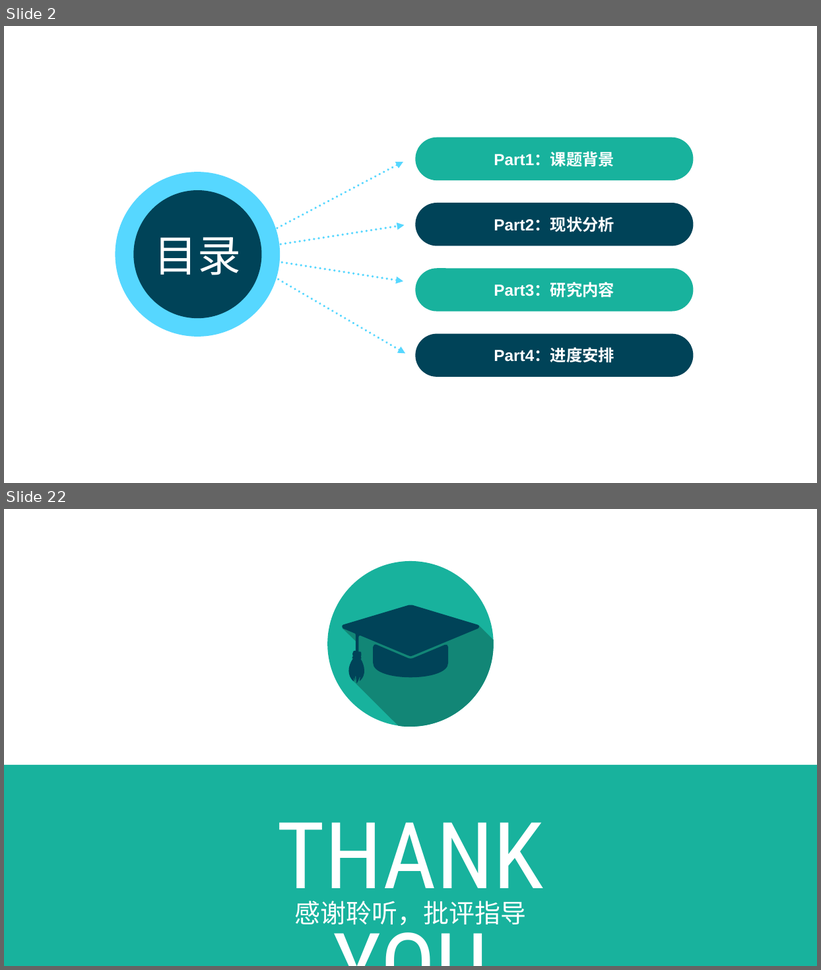
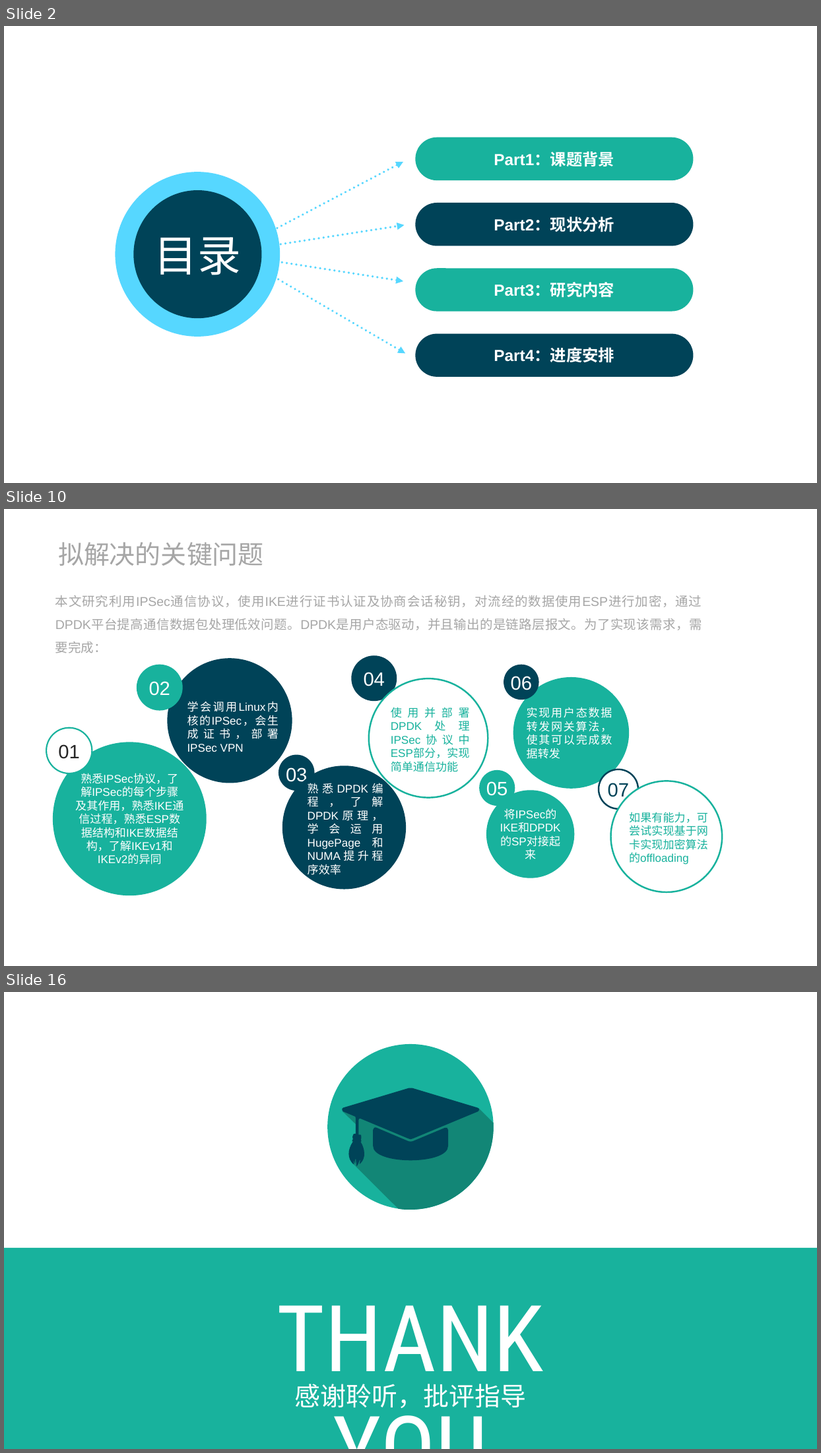
Before and after one commit to yybysj/bysj, a slide deck: Requirement/毕业设计相关规定及规范/毕设开题答辩PPT.pptx. Shown one above the other, each under a label of ours: slides 2 and 22 before the commit, slides 2, 10 and 16 after it; the slides between them are not shown. The pictures are 821x970 and 821x1453 pixels, drawn with LibreOffice and Linux fonts; fonts in the diff are those of the drawing. Boxes give left, top, right and bottom in pixels: in the first picture for what was removed or moved away, otherwise in the second. Text is boxed around its words. In the diff, an @@ line names an element or a change of style, - is before the commit and + after.

```diff
--- a/Requirement/毕业设计相关规定及规范/毕设开题答辩PPT.pptx
+++ b/Requirement/毕业设计相关规定及规范/毕设开题答辩PPT.pptx
@@ slide 10 added at bbox=[4, 509, 817, 966], background #FFFFFF @@
@@ text added at bbox=[58, 542, 264, 566], 32 pt, text #A6A6A6 @@
+拟解决的关键问题
@@ text added at bbox=[55, 595, 702, 653], 16 pt, text #A6A6A6 @@
+本文研究利用IPSec通信协议，使用IKE进行证书认证及协商会话秘钥，对流经的数据使用ESP进行加密，通过DPDK平台提高通信数据包处理低效问题。DPDK是用户态驱动，并且输出的是链路层报文。为了实现该需求，需要完成：
@@ ellipse added at bbox=[137, 665, 183, 711], fill #18B29D, 24 pt, text #FFFFFF @@
+02
@@ ellipse added at bbox=[167, 658, 292, 783], fill #004358 @@
@@ ellipse added at bbox=[352, 656, 397, 702], fill #004358, 24 pt, text #FFFFFF @@
+04
@@ ellipse added at bbox=[504, 665, 539, 700], fill #004358, 24 pt, text #FFFFFF @@
+06
@@ ellipse added at bbox=[369, 679, 488, 797], fill #FFFFFF, outline #18B29D 2 pt @@
@@ ellipse added at bbox=[514, 677, 629, 789], fill #18B29D @@
@@ text added at bbox=[187, 701, 279, 752], 14 pt, text #FFFFFF @@
+学会调用Linux内核的IPSec，会生成证书，部署IPSec VPN
@@ text added at bbox=[391, 707, 470, 772], 14 pt, text #18B29D @@
+使用并部署DPDK处理IPSec协议中ESP部分，实现简单通信功能
@@ text added at bbox=[527, 707, 613, 759], 14 pt, text #FFFFFF @@
+实现用户态数据转发网关算法，使其可以完成数据转发
@@ ellipse added at bbox=[46, 728, 92, 774], fill #FFFFFF, outline #18B29D 1.75 pt, 24 pt, text #262626 @@
+01
@@ ellipse added at bbox=[53, 742, 207, 896], fill #18B29D, 14 pt, text #FFFFFF @@
+熟悉IPSec协议，了解IPSec的每个步骤及其作用，熟悉IKE通信过程，熟悉ESP数据结构和IKE数据结构，了解IKEv1和IKEv2的异同
@@ ellipse added at bbox=[279, 755, 315, 791], fill #004358, 24 pt, text #FFFFFF @@
+03
@@ ellipse added at bbox=[282, 766, 406, 890], fill #004358 @@
@@ text added at bbox=[308, 783, 383, 834], 14 pt, text #FFFFFF @@
+熟悉DPDK编程，了解DPDK原理，学会运用HugePage和NUMA提升程序效率
@@ ellipse added at bbox=[479, 770, 516, 806], fill #18B29D, 24 pt, text #FFFFFF @@
+05
@@ ellipse added at bbox=[599, 770, 638, 809], fill #FFFFFF, outline #004358 2 pt, 24 pt, text #004358 @@
+07
@@ ellipse added at bbox=[611, 782, 723, 893], fill #FFFFFF, outline #18B29D 2 pt @@
@@ ellipse added at bbox=[486, 791, 574, 879], fill #18B29D, 14 pt, text #FFFFFF @@
+将IPSec的IKE和DPDK的SP对接起来
@@ text added at bbox=[629, 812, 708, 865], 14 pt, text #18B29D @@
+如果有能力，可尝试实现基于网卡实现加密算法的offloading
@@ what was slide 22 is now slide 16 @@
```
Also in this commit, not shown: 2 slides changed, 12 other slides added, 12 slides removed, 2 other files.
